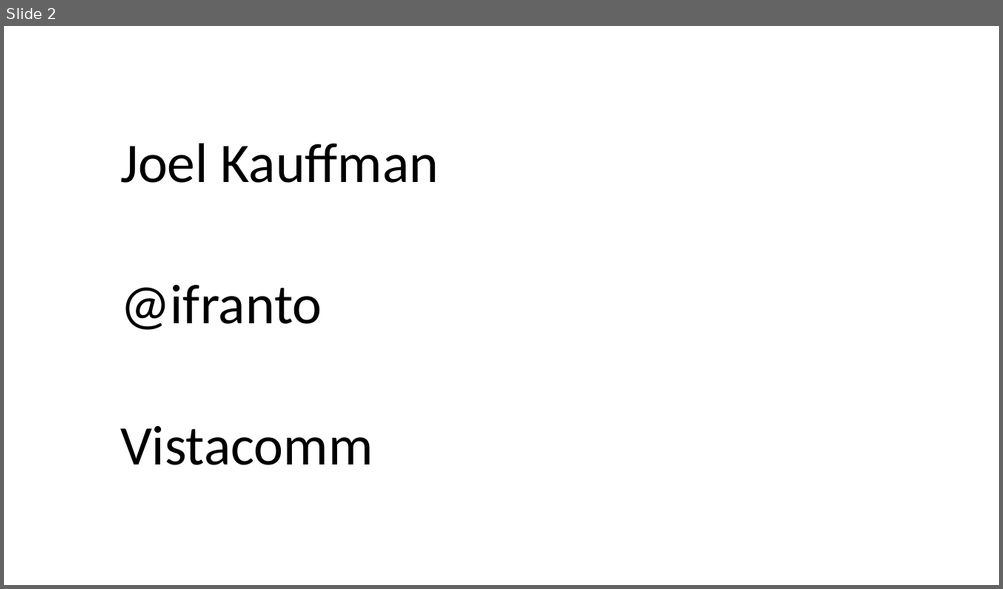
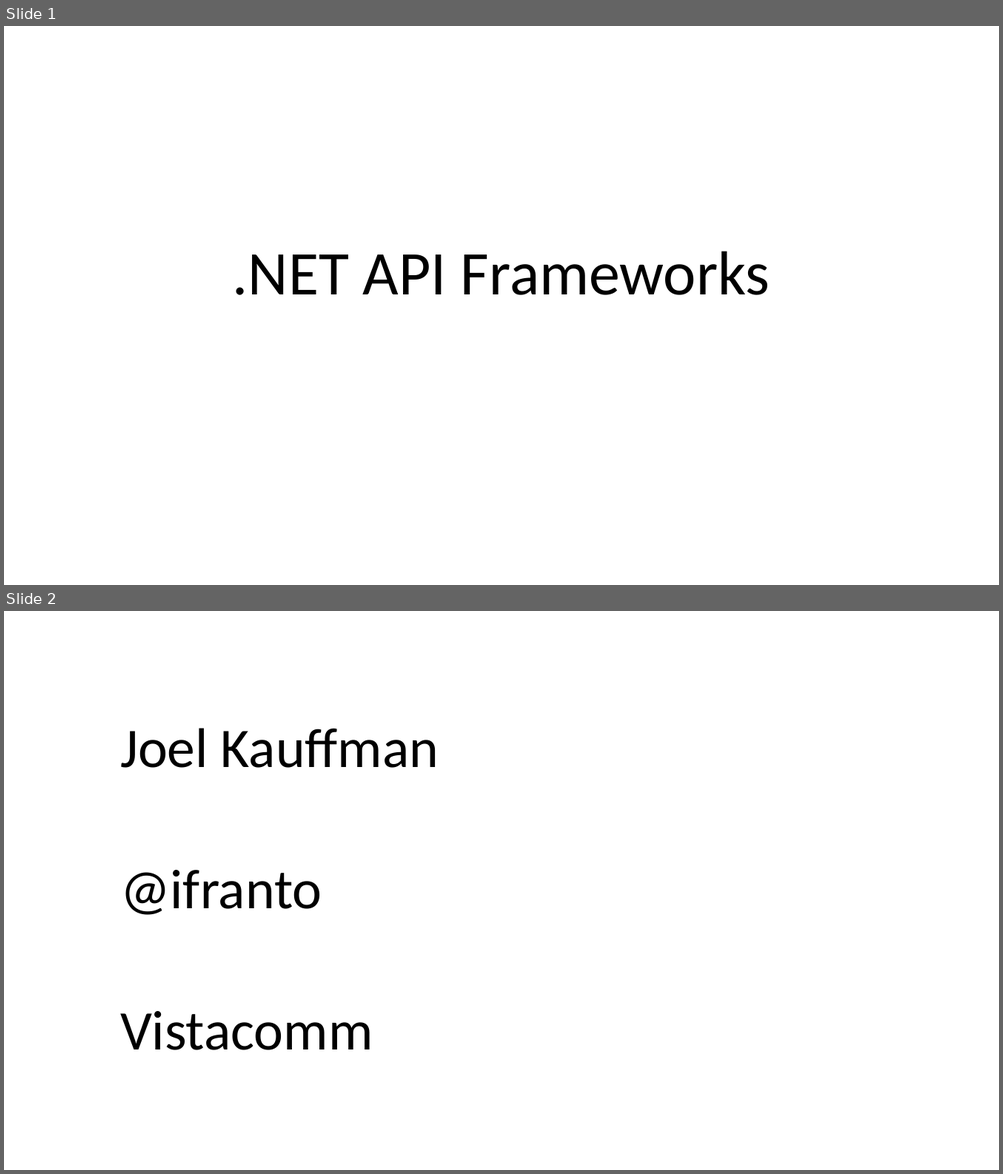
Before and after one commit to ifranto/APIDemo, a slide deck: Presentation/So you want an API.pptx. Shown one above the other, each under a label of ours: slide 2 before the commit, slides 1 and 2 after it. The pictures are 1003x589 and 1003x1174 pixels, drawn with LibreOffice and Linux fonts; fonts in the diff are those of the drawing. Boxes give left, top, right and bottom in pixels: in the first picture for what was removed or moved away, otherwise in the second. Text is boxed around its words. In the diff, an @@ line names an element or a change of style, - is before the commit and + after.

Commit message:
update presentation

```diff
--- a/Presentation/So you want an API.pptx
+++ b/Presentation/So you want an API.pptx
@@ slide 1 added at [4, 26, 999, 585], background #FFFFFF @@
@@ title added at [233, 251, 770, 295], 60 pt, text #000000 @@
+.NET API Frameworks
```
Also in this commit, not shown: 2 other slides added, 1 slide removed, 2 other files.
